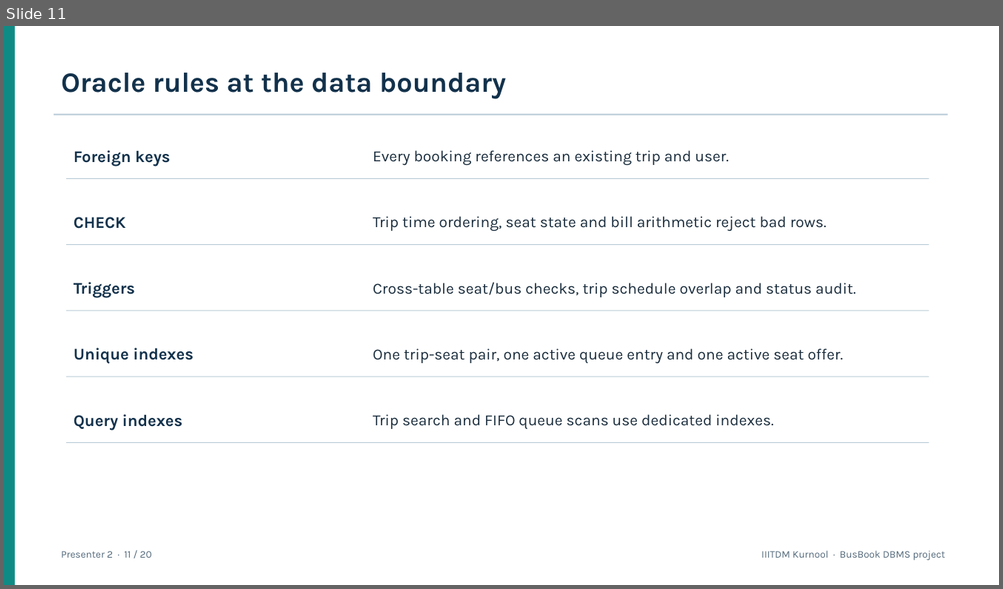
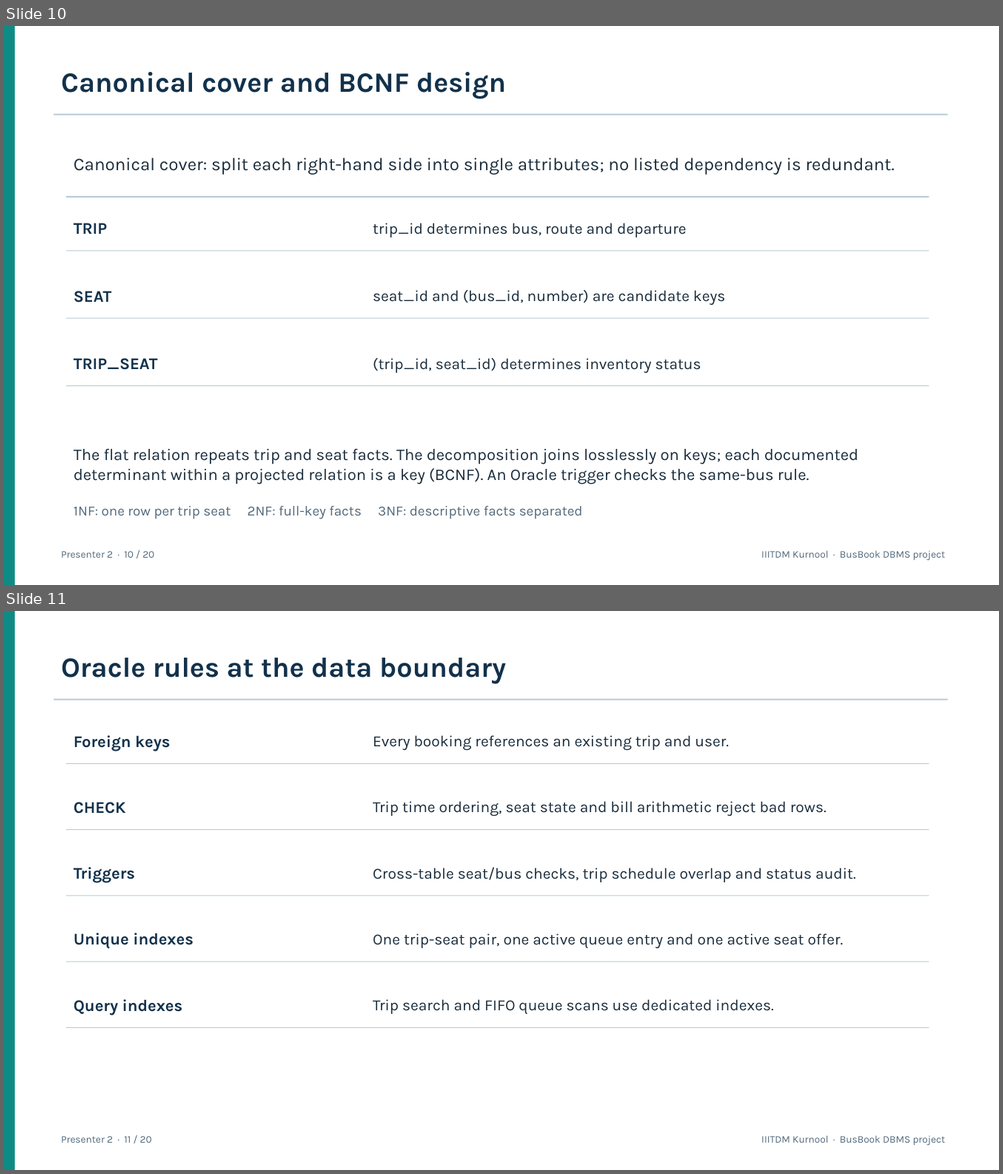
Before and after one commit to karthik-goud227/bus-ticket-booking-system, a slide deck: docs/BusBook_DBMS_Presentation_Updated.pptx. Shown one above the other, each under a label of ours: slide 11 before the commit, slides 10 and 11 after it. The pictures are 1003x589 and 1003x1174 pixels, drawn with LibreOffice and Linux fonts; fonts in the diff are those of the drawing. Boxes give left, top, right and bottom in pixels: in the first picture for what was removed or moved away, otherwise in the second. Text is boxed around its words. In the diff, an @@ line names an element or a change of style, - is before the commit and + after.

Commit message:
Expand course concepts in DBMS presentation

```diff
--- a/docs/BusBook_DBMS_Presentation_Updated.pptx
+++ b/docs/BusBook_DBMS_Presentation_Updated.pptx
@@ slide 10 added at [4, 26, 999, 585], background #FFFFFF @@
@@ rectangle added at [4, 26, 15, 585], fill #0F8B85 @@
@@ text added at [61, 72, 506, 99], 27 pt, text #12314B, bold @@
+Canonical cover and BCNF design
@@ rectangle added at [54, 114, 948, 116], fill #B8CBD7 @@
@@ text added at [74, 158, 894, 175], 17.2 pt, text #192C3C @@
+Canonical cover: split each right-hand side into single attributes; no listed dependency is redundant.
@@ rectangle added at [66, 196, 928, 198], fill #B8CBD7 @@
@@ text added at [74, 223, 107, 234], 15.8 pt, text #12314B, bold @@
+TRIP
@@ text added at [373, 223, 686, 238], 15 pt, text #192C3C @@
+trip_id determines bus, route and departure
@@ rectangle added at [66, 250, 928, 251], fill #B8CBD7 @@
@@ text added at [74, 291, 111, 303], 15.8 pt, text #12314B, bold @@
+SEAT
@@ text added at [373, 290, 725, 305], 15 pt, text #192C3C @@
+seat_id and (bus_id, number) are candidate keys
@@ rectangle added at [66, 318, 928, 319], fill #B8CBD7 @@
@@ text added at [74, 358, 158, 370], 15.8 pt, text #12314B, bold @@
+TRIP_SEAT
@@ text added at [373, 358, 701, 373], 15 pt, text #192C3C @@
+(trip_id, seat_id) determines inventory status
@@ rectangle added at [66, 386, 928, 386], fill #B8CBD7 @@
@@ text added at [74, 449, 858, 485], 15.8 pt, text #192C3C @@
+The flat relation repeats trip and seat facts. The decomposition joins losslessly on keys; each documented determinant within a projected relation is a key (BCNF). An Oracle trigger checks the same-bus rule.
@@ text added at [74, 506, 583, 520], 13.5 pt, text #53697B @@
+1NF: one row per trip seat 2NF: full-key facts 3NF: descriptive facts separated
@@ text added at [61, 551, 154, 558], 9.8 pt, text #53697B @@
+Presenter 2 · 10 / 20
@@ text added at [761, 551, 945, 561], 9.8 pt, text #53697B @@
+IIITDM Kurnool · BusBook DBMS project
```
Also in this commit, not shown: 2 slides changed, 1 other slide added, 2 slides removed.
